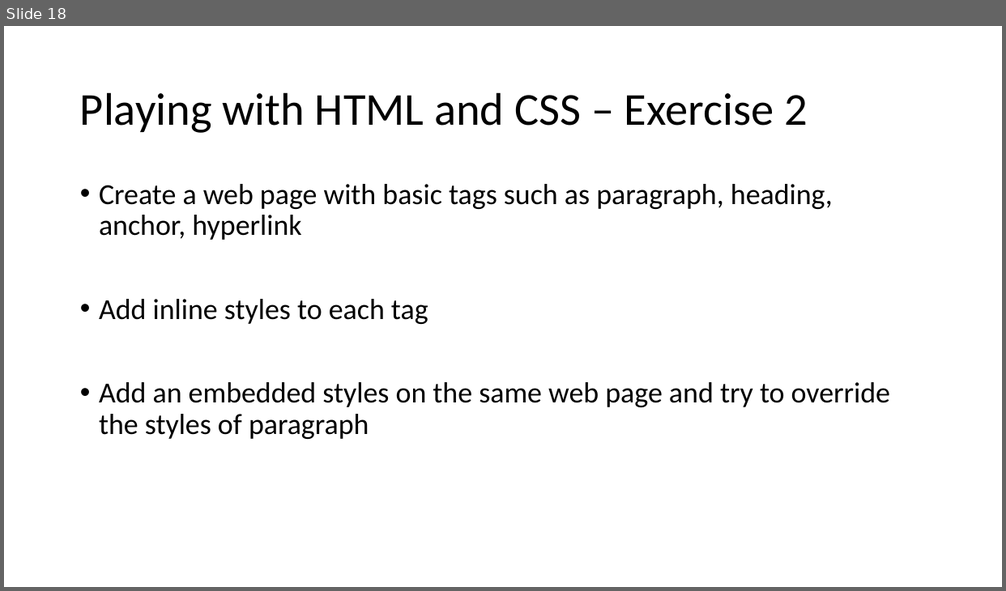
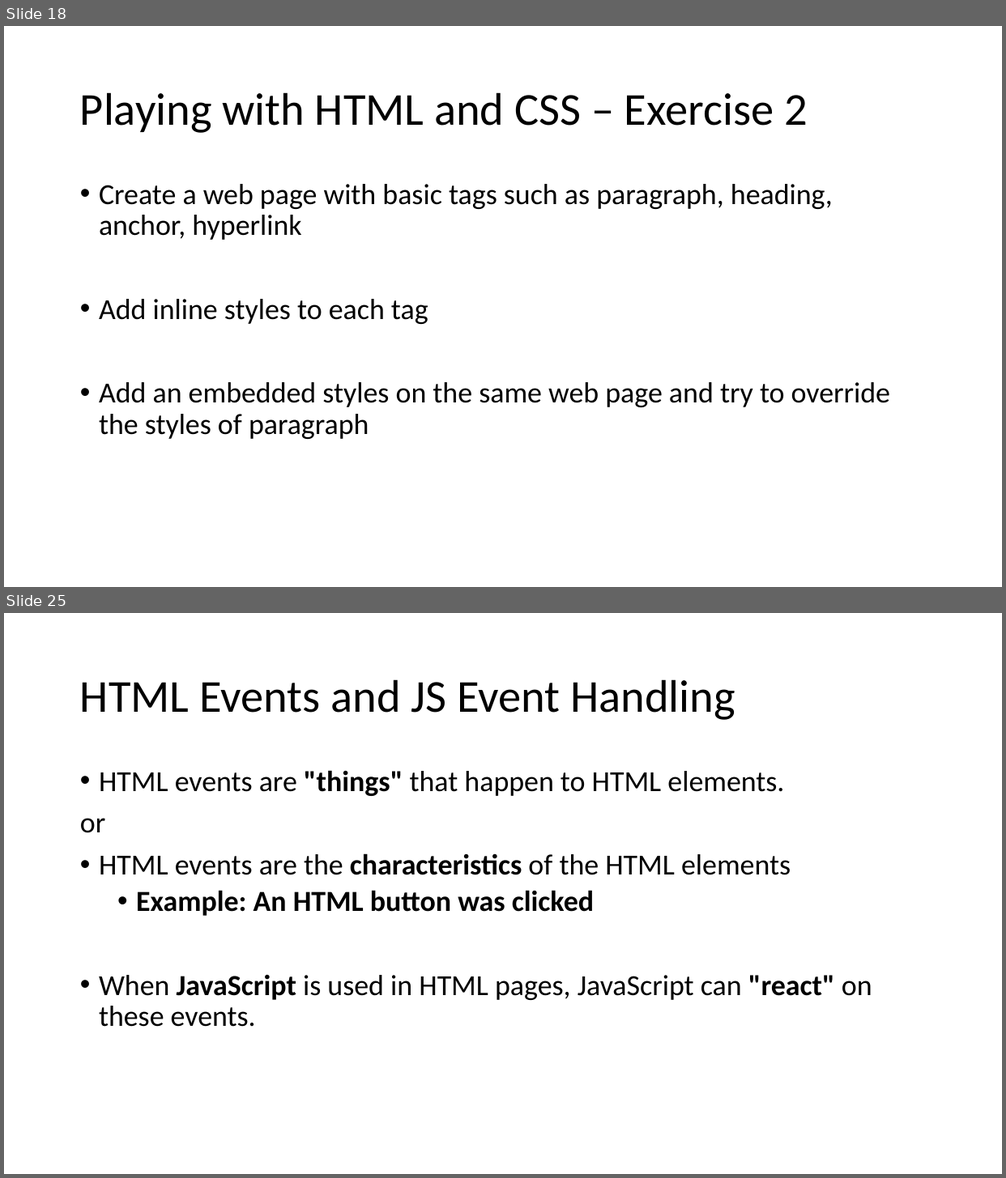
Before and after one commit to sibichakkaravarthy/CSE4004--WebTechnologies, a slide deck: WT_LAB.pptx. Shown one above the other, each under a label of ours: slide 18 before the commit, slides 18 and 25 after it; the slides between them are not shown. The pictures are 1006x591 and 1006x1178 pixels, drawn with LibreOffice and Linux fonts; fonts in the diff are those of the drawing. Boxes give left, top, right and bottom in pixels: in the first picture for what was removed or moved away, otherwise in the second. Text is boxed around its words. In the diff, an @@ line names an element or a change of style, - is before the commit and + after.

```diff
--- a/WT_LAB.pptx
+++ b/WT_LAB.pptx
@@ slide 25 added at bbox=[4, 613, 1002, 1174], background #FFFFFF @@
@@ title added at bbox=[80, 679, 735, 720], 44 pt, text #000000 @@
+HTML Events and JS Event Handling
@@ text added at bbox=[80, 770, 872, 1027], 28 pt, text #000000 @@
+• HTML events are "things" that happen to HTML elements.
+or
+• HTML events are the characteristics of the HTML elements
+  • Example: An HTML button was clicked
+• When JavaScript is used in HTML pages, JavaScript can "react" on these events.
```
Also in this commit, not shown: 17 other slides added.
